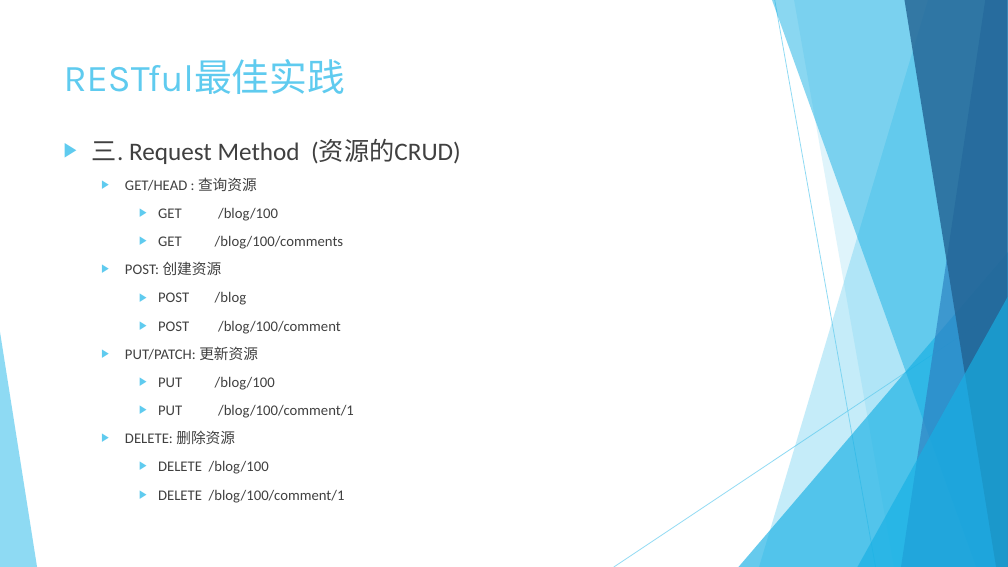
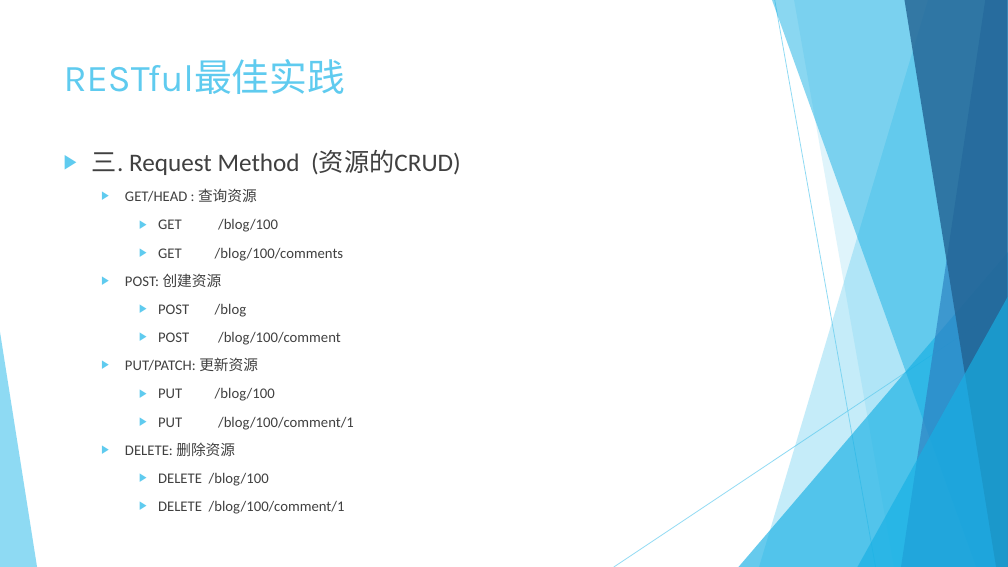
Before and after one commit to Crab2died/micro-boot, a slide deck: slide 10 of rest-api/RESTful.pptx. Drawn at 1008x567 pixels with LibreOffice and Linux fonts; fonts in the diff are those of the drawing. Boxes give left, top, right and bottom in pixels: in the first picture for what was removed or moved away, otherwise in the second. Text is boxed around its words. In the diff, an @@ line names an element or a change of style, - is before the commit and + after.

```diff
--- a/rest-api/RESTful.pptx
+++ b/rest-api/RESTful.pptx
@@ text "三. Request Method (资源的CRUD)": place and size @@
-text "三. Request Method (资源的CRUD)" at bbox=[92, 139, 461, 503]
+text "三. Request Method (资源的CRUD)" at bbox=[92, 151, 461, 514]
```
Also in this commit, not shown: 8 other slides changed.
